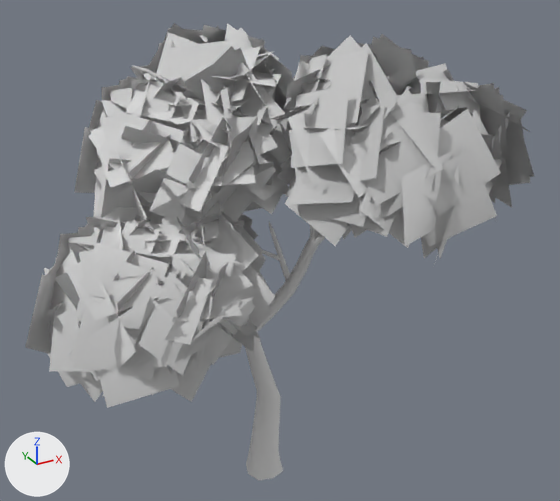
A saved change to the glTF model public/glb/stylized_nature_pack/MapleTree_5.glb.
Before and after are seen from a 50 mm camera at (-4.91, -9.48, 8.73) aimed at (0.25, -0.1, 4.04). Every picture has the same lights, and +X, +Y and +Z are marked at lower left. Where no turn or scale is listed for an object, it has been applied to the vertices.

Objects in the first picture: 'MapleTree_5'.
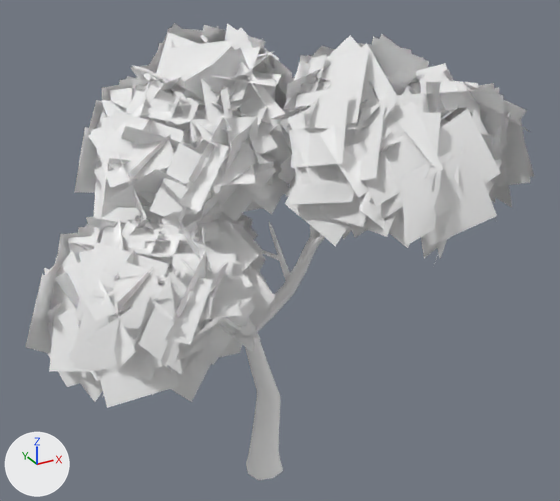
Where the newer file only moved an object's origin or applied its transform, the numbers keep the older frame.

The edits, one by one:
Material 'MapleTree_Bark' (mat_mapletree_bark) changes colour from white #e7e7e7 to white #ffffff; in linear values from (0.8, 0.8, 0.8) to (1.0, 1.0, 1.0).
In material 'MapleTree_Bark' (mat_mapletree_bark), metallic goes from 0.4 to 1.0.
Material 'MapleTree_Leaves' (mat_mapletree_leaves) changes colour from white #e7e7e7 to white #ffffff; in linear values from (0.8, 0.8, 0.8) to (1.0, 1.0, 1.0).
In material 'MapleTree_Leaves' (mat_mapletree_leaves), metallic goes from 0.4 to 1.0.

Boxes (x1, y1, x2, y2) around the edits, measured in the pictures (560 x 501 px):
'MapleTree_5', recoloured, surface changed
    both: (26, 23, 534, 480)
